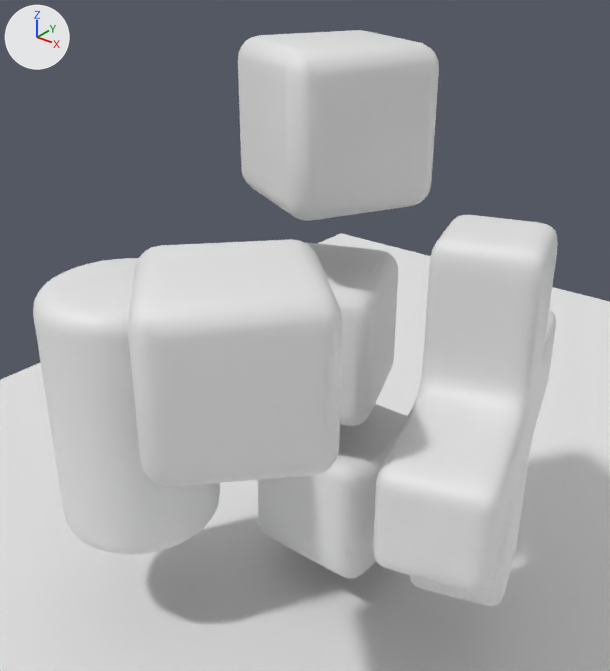
The Blender file src/assets/scene.blend: old version first, new version second.
The view is the same before and after, from a 50 mm camera at (6.18, -10.49, 9.18) aimed at (0.17, -2.98, 4.53). Arrows for +X, +Y and +Z are at upper left; the lights stay in place.

Objects in the first picture: 'cube-brick.000', 'cube-brick.001', 'cube-brick.002', 'cube-brick.004', 'cylinder-brick.000', 'floor', 'plus-brick.000'.
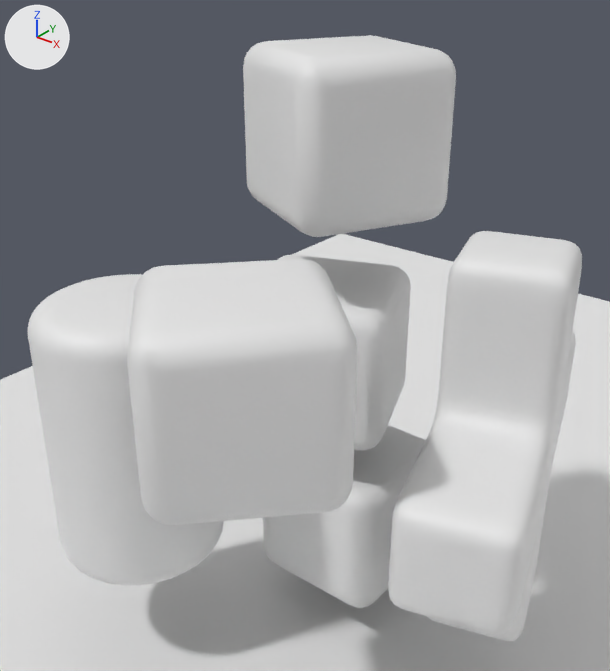
ob_bricks is not drawn itself; it is the parent of ob_cube_brick_000, ob_cube_brick_001, ob_cube_brick_002, ob_cube_brick_003, ob_cylinder_brick_000, ob_plus_brick_000, ob_cube_brick_004.

Edits to the scene script, one JSON object a line:
```json
{"op": "set", "path": "ob_cube_brick_000.location", "old": "(0.315, -0.426, 1.468)", "new": "(0.298, -2.08, 1.468)"}
{"op": "set", "path": "ob_cube_brick_001.location", "old": "(0.0123, -0.684, 4.038)", "new": "(-0.00437, -2.337, 4.038)"}
{"op": "set", "path": "ob_bricks.location", "old": "(-0.476, -1.253, 0.0)", "new": "(0.0, 0.0, 0.0)"}
{"op": "set", "path": "ob_cube_brick_002.location", "old": "(1.159, -3.551, 5.121)", "new": "(1.143, -5.205, 5.121)"}
{"op": "set", "path": "ob_cylinder_brick_000.location", "old": "(-1.446, -2.873, 3.296)", "new": "(-1.463, -4.527, 3.296)"}
{"op": "set", "path": "ob_plus_brick_000.location", "old": "(2.631, -0.719, 3.579)", "new": "(2.614, -2.373, 3.579)"}
{"op": "set", "path": "ob_cube_brick_004.location", "old": "(0.141, -0.498, 6.939)", "new": "(0.125, -2.152, 6.939)"}
```

Boxes (x1, y1, x2, y2) around the edits, measured in the pictures (610 x 671 px):
```json
{"object": "plus-brick.000", "change": "moved", "before": [373, 215, 558, 606], "after": [388, 231, 582, 641]}
{"object": "cube-brick.002", "change": "moved", "before": [128, 239, 342, 487], "after": [127, 259, 357, 525]}
{"object": "cube-brick.004", "change": "moved", "before": [238, 30, 439, 221], "after": [243, 35, 456, 237]}
{"object": "cylinder-brick.000", "change": "moved", "before": [33, 258, 220, 554], "after": [28, 274, 223, 585]}
{"object": "cube-brick.000", "change": "moved", "before": [257, 404, 407, 578], "after": [263, 425, 426, 608]}
{"object": "cube-brick.001", "change": "moved", "before": [304, 242, 398, 426], "after": [278, 255, 411, 450]}
```
